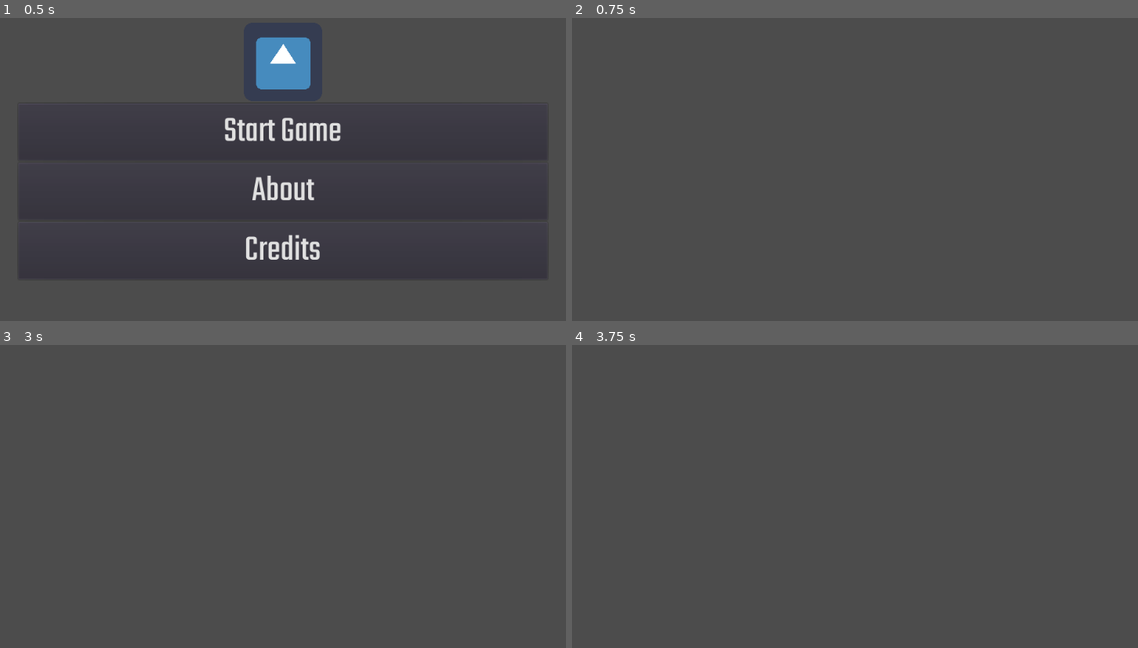
Above: before the commit, frames 1-4 (two rows, left to right).
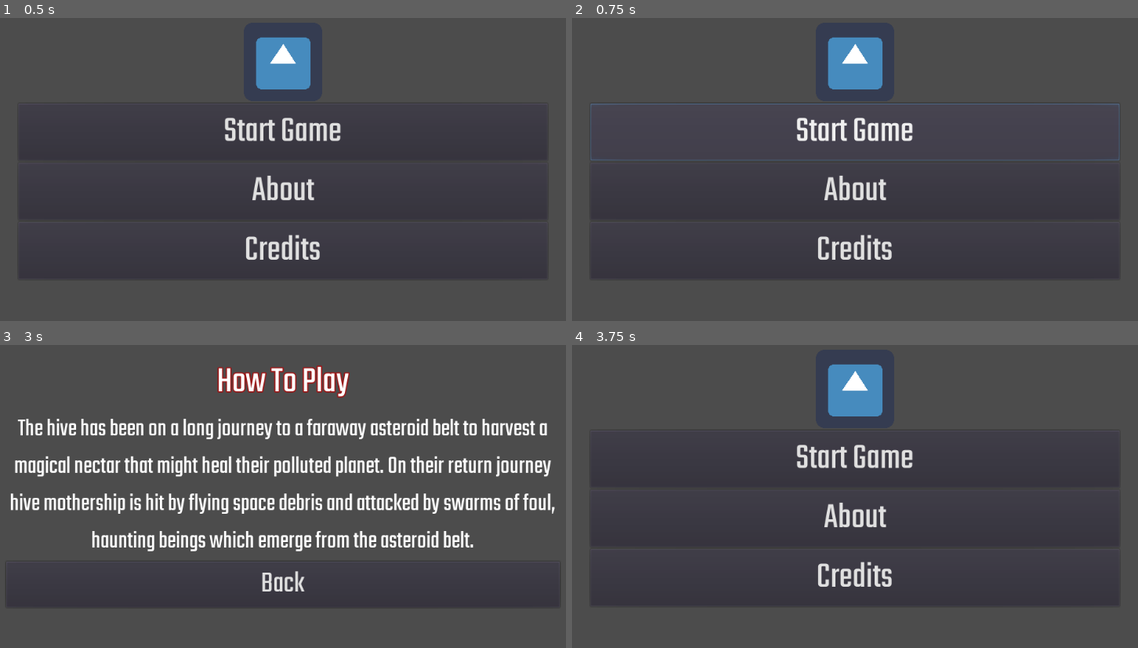
Above: after the commit, the same moments.

Repository: frankykohn/GGJ-2020-insect-repair
Game: Godot game, scene res://MenuScreen.tscn
The game is run twice, just before and just after one commit, with the same random seed, the same clock (stepped at 60 frames per second) and the same inputs. The engine's default icon, where the game draws it, is replaced by a stand-in: a white triangle on a blue panel in a dark square.
Inputs (mouse positions are in pixels of both pictures, inside the frame that each line leads up to):
- Up to frame 1 (0.5 s): no input
- Up to frame 2 (0.75 s): click "Start Game" at 0.5 s
- Up to frame 3 (3 s): click (283, 460) at 1.25 s, where only the run after the commit has a clickable "Start Game"; click (283, 460) at 2 s, where only the run after the commit has a clickable "Start Game"; click (283, 517) at 2.75 s, where only the run after the commit has a clickable "About"
- Up to frame 4 (3.75 s): click (855, 584) at 3.5 s, where only the run after the commit has a clickable "Back"

Frame 1 is identical in both runs. In frame 2, 4.2% of the frame differs, in the area x 3-97%, y 6-87%; in frame 3, 12%, in the area x 1-99%, y 6-87%; in frame 4, 3.9%.

Commit message:
iniaites sprites. adds wasd movement.

Diff:
--- a/Gameplay.tscn
+++ b/Gameplay.tscn
@@ -1,10 +1,20 @@
-[gd_scene load_steps=6 format=2]
+[gd_scene load_steps=11 format=2]
 
 [ext_resource path="res://SoundTriggers.gd" type="Script" id=1]
 [ext_resource path="res://Assets/SFX/key press 1.wav" type="AudioStream" id=2]
 [ext_resource path="res://Assets/SFX/key press 3.wav" type="AudioStream" id=3]
 [ext_resource path="res://Assets/SFX/key press 2.wav" type="AudioStream" id=4]
 [ext_resource path="res://Assets/Music/gameplay music v1.wav" type="AudioStream" id=5]
+[ext_resource path="res://icon.png" type="Texture" id=6]
+[ext_resource path="res://Insect.gd" type="Script" id=7]
+[ext_resource path="res://Assets/images/insect-example.png" type="Texture" id=8]
+
+[sub_resource type="RectangleShape2D" id=1]
+extents = Vector2( 61, 58.5999 )
+
+[sub_resource type="CapsuleShape2D" id=2]
+radius = 32.8004
+height = 6.0
 
 [node name="Node2D" type="Node2D"]
 script = ExtResource( 1 )
@@ -20,3 +30,29 @@
 
 [node name="MainMusic" type="AudioStreamPlayer" parent="."]
 stream = ExtResource( 5 )
+
+[node name="Mother" type="KinematicBody2D" parent="."]
+
+[node name="MCollisionShape2D" type="CollisionShape2D" parent="Mother"]
+position = Vector2( 515, 311 )
+rotation = 1.5708
+shape = SubResource( 1 )
+
+[node name="MSprite" type="Sprite" parent="Mother"]
+position = Vector2( 515, 311 )
+texture = ExtResource( 6 )
+
+[node name="Insect" type="KinematicBody2D" parent="."]
+position = Vector2( 172, 314 )
+script = ExtResource( 7 )
+
+[node name="Sprite" type="Sprite" parent="Insect"]
+position = Vector2( 1.5, 1.5 )
+rotation = 1.5708
+scale = Vector2( 0.151667, 0.151667 )
+texture = ExtResource( 8 )
+
+[node name="ICollisionShape2D" type="CollisionShape2D" parent="Insect"]
+position = Vector2( 0, 4 )
+rotation = 1.5708
+shape = SubResource( 2 )
--- a/project.godot
+++ b/project.godot
@@ -36,6 +36,26 @@
 "events": [ Object(InputEventKey,"resource_local_to_scene":false,"resource_name":"","device":0,"alt":false,"shift":false,"control":false,"meta":false,"command":false,"pressed":false,"scancode":76,"unicode":0,"echo":false,"script":null)
  ]
 }
+left={
+"deadzone": 0.5,
+"events": [ Object(InputEventKey,"resource_local_to_scene":false,"resource_name":"","device":0,"alt":false,"shift":false,"control":false,"meta":false,"command":false,"pressed":false,"scancode":65,"unicode":0,"echo":false,"script":null)
+ ]
+}
+right={
+"deadzone": 0.5,
+"events": [ Object(InputEventKey,"resource_local_to_scene":false,"resource_name":"","device":0,"alt":false,"shift":false,"control":false,"meta":false,"command":false,"pressed":false,"scancode":68,"unicode":0,"echo":false,"script":null)
+ ]
+}
+up={
+"deadzone": 0.5,
+"events": [ Object(InputEventKey,"resource_local_to_scene":false,"resource_name":"","device":0,"alt":false,"shift":false,"control":false,"meta":false,"command":false,"pressed":false,"scancode":87,"unicode":0,"echo":false,"script":null)
+ ]
+}
+down={
+"deadzone": 0.5,
+"events": [ Object(InputEventKey,"resource_local_to_scene":false,"resource_name":"","device":0,"alt":false,"shift":false,"control":false,"meta":false,"command":false,"pressed":false,"scancode":83,"unicode":0,"echo":false,"script":null)
+ ]
+}
 
 [rendering]
 
